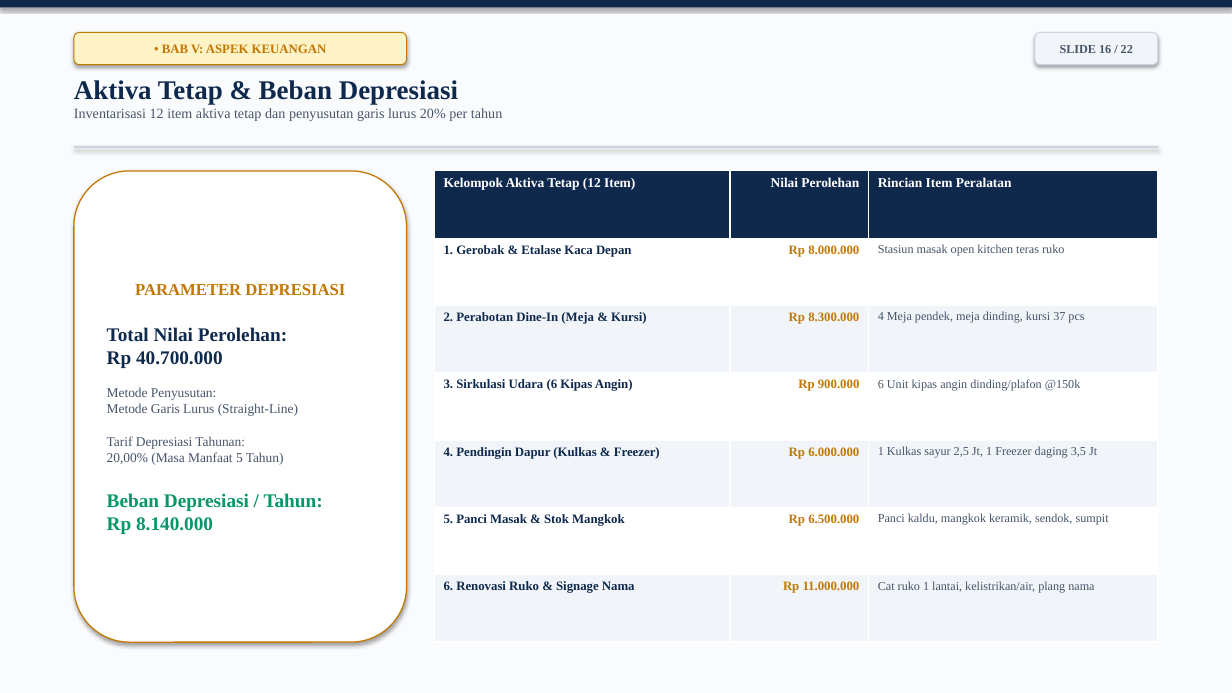
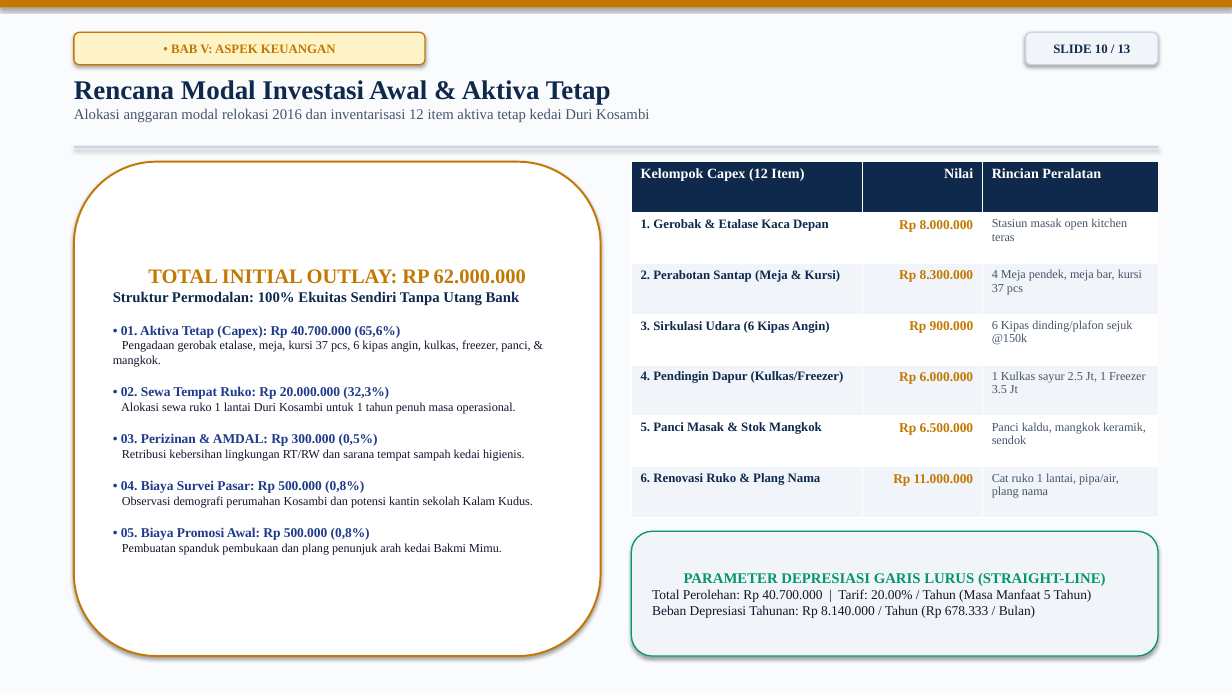
Before and after one commit to arthurfreelanceinquiries-alt/SKB-Bakmi-Mimu, a slide deck: slide 10 of naskah utama/Presentasi_SKB_Bakmi_Mimu_Carina_Sayang.pptx (slide 16 before the commit). Drawn at 1232x693 pixels with LibreOffice and Linux fonts; fonts in the diff are those of the drawing. Boxes give left, top, right and bottom in pixels: in the first picture for what was removed or moved away, otherwise in the second. Text is boxed around its words. In the diff, an @@ line names an element or a change of style, - is before the commit and + after.

```diff
--- a/naskah utama/Presentasi_SKB_Bakmi_Mimu_Carina_Sayang.pptx
+++ b/naskah utama/Presentasi_SKB_Bakmi_Mimu_Carina_Sayang.pptx
@@ rectangle at (0,0,1232,7): fill #0F294D to #C27803 @@
@@ rounded rectangle "• BAB V: ASPEK KEUANGAN": place and size @@
-rounded rectangle "• BAB V: ASPEK KEUANGAN" at (74,32,407,65)
+rounded rectangle "• BAB V: ASPEK KEUANGAN" at (74,32,425,65)
@@ rounded rectangle "• BAB V: ASPEK KEUANGAN" at (74,32,425,65): outline #C27803 0.75 pt to #C27803 1 pt @@
@@ rounded rectangle "SLIDE 10 / 13": place and size @@
-rounded rectangle "SLIDE 10 / 13" at (1035,32,1158,65)
+rounded rectangle "SLIDE 10 / 13" at (1026,32,1158,65)
@@ rounded rectangle "SLIDE 10 / 13" at (1026,32,1158,65): outline #CBD5E1 0.75 pt to #CBD5E1 1 pt @@
@@ text in rounded rectangle at (1053,44,1131,53): text changed; size 9.5 to 10 pt; text colour #475569 to #0F294D @@
-SLIDE 16 / 22
+SLIDE 10 / 13
@@ text at (74,80,649,122): text changed; size 11 to 11.5 pt @@
-Aktiva Tetap & Beban Depresiasi
-Inventarisasi 12 item aktiva tetap dan penyusutan garis lurus 20% per tahun
+Rencana Modal Investasi Awal & Aktiva Tetap
+Alokasi anggaran modal relokasi 2016 dan inventarisasi 12 item aktiva tetap kedai Duri Kosambi
@@ rounded rectangle "TOTAL INITIAL OUTLAY: RP 62.000.000": place and size @@
-rounded rectangle "TOTAL INITIAL OUTLAY: RP 62.000.000" at (74,171,407,642)
+rounded rectangle "TOTAL INITIAL OUTLAY: RP 62.000.000" at (74,162,601,656)
@@ rounded rectangle "TOTAL INITIAL OUTLAY: RP 62.000.000" at (74,162,601,656): outline #C27803 1 pt to #C27803 1.5 pt @@
@@ table at (631,162,1158,518) @@
-row 1: Kelompok Aktiva Tetap (12 Item) | Nilai Perolehan | Rincian Item Peralatan
+row 1: Kelompok Capex (12 Item) | Nilai | Rincian Peralatan
-row 2, column 3: Stasiun masak open kitchen teras ruko
+row 2, column 3: Stasiun masak open kitchen teras
-row 3, column 1: 2. Perabotan Dine-In (Meja & Kursi)
+row 3, column 1: 2. Perabotan Santap (Meja & Kursi)
-row 3, column 3: 4 Meja pendek, meja dinding, kursi 37 pcs
+row 3, column 3: 4 Meja pendek, meja bar, kursi 37 pcs
-row 4, column 3: 6 Unit kipas angin dinding/plafon @150k
+row 4, column 3: 6 Kipas dinding/plafon sejuk @150k
-row 5, column 1: 4. Pendingin Dapur (Kulkas & Freezer)
+row 5, column 1: 4. Pendingin Dapur (Kulkas/Freezer)
-row 5, column 3: 1 Kulkas sayur 2,5 Jt, 1 Freezer daging 3,5 Jt
+row 5, column 3: 1 Kulkas sayur 2.5 Jt, 1 Freezer 3.5 Jt
-row 6, column 3: Panci kaldu, mangkok keramik, sendok, sumpit
+row 6, column 3: Panci kaldu, mangkok keramik, sendok
-row 7, column 1: 6. Renovasi Ruko & Signage Nama
+row 7, column 1: 6. Renovasi Ruko & Plang Nama
-row 7, column 3: Cat ruko 1 lantai, kelistrikan/air, plang nama
+row 7, column 3: Cat ruko 1 lantai, pipa/air, plang nama
@@ size 10 to 10.5 pt in "Rp 8.000.000", "Rp 8.300.000", "Rp 900.000", "Rp 6.000.000" and 2 more places @@
@@ table: place and size @@
-table at (434,171,1158,642)
+table at (631,162,1158,518)
@@ text in rounded rectangle at (113,269,533,554): text changed; size 10.5 to 9.5 pt; text colour #475569 to #0F172A @@
-PARAMETER DEPRESIASI
-Total Nilai Perolehan:
-Rp 40.700.000
-Metode Penyusutan:
-Metode Garis Lurus (Straight-Line)
-Tarif Depresiasi Tahunan:
-20,00% (Masa Manfaat 5 Tahun)
-Beban Depresiasi / Tahun:
-Rp 8.140.000
+TOTAL INITIAL OUTLAY: RP 62.000.000
+Struktur Permodalan: 100% Ekuitas Sendiri Tanpa Utang Bank
+• 01. Aktiva Tetap (Capex): Rp 40.700.000 (65,6%)
+Pengadaan gerobak etalase, meja, kursi 37 pcs, 6 kipas angin, kulkas, freezer, panci, & mangkok.
+• 02. Sewa Tempat Ruko: Rp 20.000.000 (32,3%)
+Alokasi sewa ruko 1 lantai Duri Kosambi untuk 1 tahun penuh masa operasional.
+• 03. Perizinan & AMDAL: Rp 300.000 (0,5%)
+Retribusi kebersihan lingkungan RT/RW dan sarana tempat sampah kedai higienis.
+• 04. Biaya Survei Pasar: Rp 500.000 (0,8%)
+Observasi demografi perumahan Kosambi dan potensi kantin sekolah Kalam Kudus.
+• 05. Biaya Promosi Awal: Rp 500.000 (0,8%)
+Pembuatan spanduk pembukaan dan plang penunjuk arah kedai Bakmi Mimu.
@@ rounded rectangle added at (631,531,1158,656), fill #F1F5F9, outline #059669 1 pt, 10.5 pt, text #0F172A @@
+PARAMETER DEPRESIASI GARIS LURUS (STRAIGHT-LINE)
+Total Perolehan: Rp 40.700.000 | Tarif: 20.00% / Tahun (Masa Manfaat 5 Tahun)
+Beban Depresiasi Tahunan: Rp 8.140.000 / Tahun (Rp 678.333 / Bulan)
```
Also in this commit, not shown: 11 other slides changed, 1 slide added, 10 slides removed, 3 other files.
